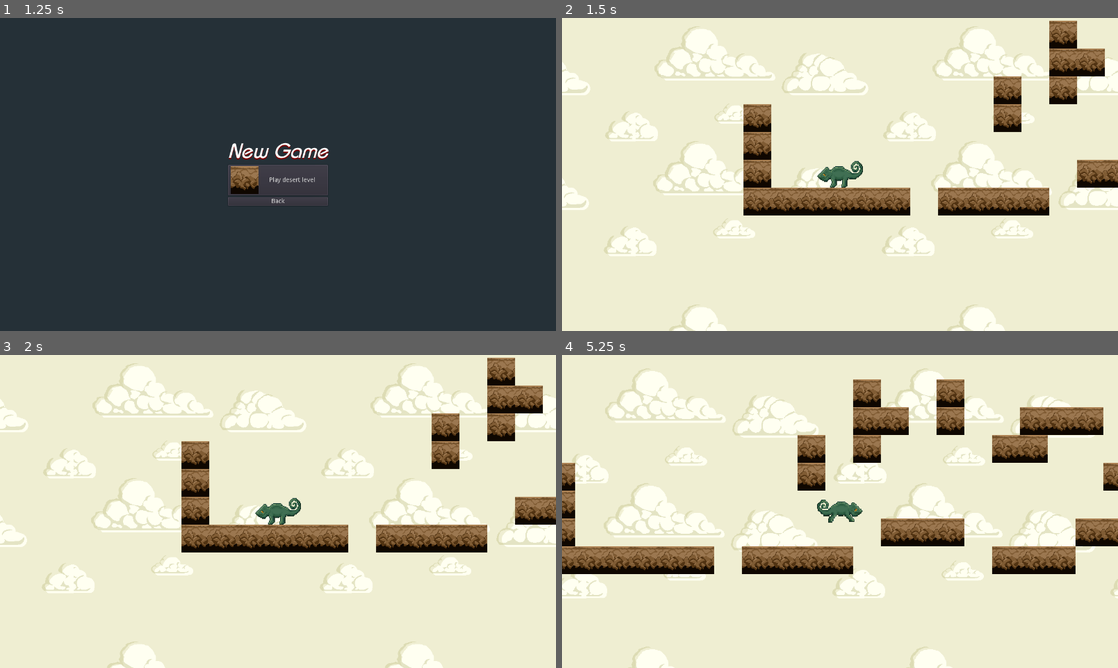
Above: before the commit, frames 1-4 (two rows, left to right).
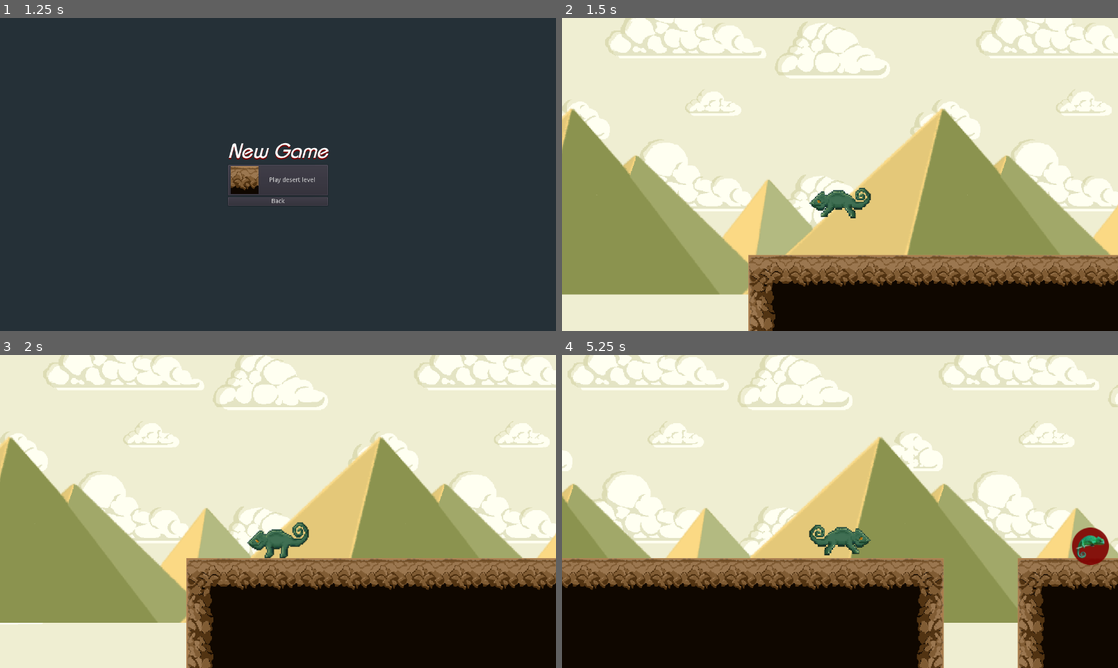
Above: after the commit, the same moments.

Repository: Jacalz/super-chameleon
Game: Godot game, scene res://TitleScreen/TitleScreen.tscn
The game is run twice, just before and just after one commit, with the same random seed, the same clock (stepped at 60 frames per second) and the same inputs.
Inputs:
- Up to frame 1 (1.25 s): click "New game" at 0.5 s
- Up to frame 2 (1.5 s): click "Play desert level" at 1.25 s
- Up to frame 3 (2 s): no input
- Up to frame 4 (5.25 s): tap Enter at 2 s; hold Right (ui_right) 2.03-3.53 s; tap Up (ui_up) at 2.1, 2.27, 2.57, 2.85, 3.02, 3.32, 3.6, 4.35, 4.52, 4.82, 5.1 s; hold Left (ui_left) 3.53-4.28 s; hold Right (ui_right) from 4.28 s (still down)

Frame 1 is identical in both runs. In frame 2, 65% of the frame differs, in the area x 0-100%, y 0-100%; in frame 3, 67%; in frame 4, 68%.

Commit message:
Add evolved chameleon, evolveberry, pyramid backgrounds and more desert tiles
To sum it up, a lot was basically added :)

Diff:
--- a/Enteties/Chameleon/Chameleon.tscn
+++ b/Enteties/Chameleon/Chameleon.tscn
@@ -1,27 +1,47 @@
-[gd_scene load_steps=10 format=2]
+[gd_scene load_steps=16 format=2]
 
 [ext_resource path="res://Enteties/Chameleon/camouflage.gd" type="Script" id=1]
-[ext_resource path="res://Enteties/Chameleon/chameleon-walk-3.png" type="Texture" id=2]
-[ext_resource path="res://Enteties/Chameleon/chameleon-walk-1.png" type="Texture" id=3]
-[ext_resource path="res://Enteties/Chameleon/chameleon-walk-2.png" type="Texture" id=4]
+[ext_resource path="res://Enteties/Chameleon/Sprites/Regular/chameleon-walk-2.png" type="Texture" id=2]
+[ext_resource path="res://Enteties/Chameleon/Sprites/Regular/chameleon-walk-3.png" type="Texture" id=3]
+[ext_resource path="res://Enteties/Chameleon/Sprites/Regular/chameleon-walk-1.png" type="Texture" id=4]
 [ext_resource path="res://Enteties/Chameleon/chameleon.gd" type="Script" id=5]
-[ext_resource path="res://Enteties/Chameleon/chameleon-jump-1.png" type="Texture" id=6]
+[ext_resource path="res://Enteties/Chameleon/Sprites/Evolved/chameleon-evolved-walk-2.png" type="Texture" id=6]
+[ext_resource path="res://Enteties/Chameleon/mouth.gd" type="Script" id=7]
+[ext_resource path="res://Enteties/Chameleon/Sprites/Evolved/chameleon-evolved-walk-1.png" type="Texture" id=8]
+[ext_resource path="res://Enteties/Chameleon/Sprites/Evolved/chameleon-evolved-walk-3.png" type="Texture" id=9]
+[ext_resource path="res://Enteties/Chameleon/Sprites/Regular/chameleon-jump-1.png" type="Texture" id=10]
+[ext_resource path="res://Enteties/Chameleon/Sprites/Evolved/chameleon-evolved-jump-1.png" type="Texture" id=11]
 
 [sub_resource type="SpriteFrames" id=1]
 animations = [ {
-"frames": [ ExtResource( 3 ) ],
+"frames": [ ExtResource( 10 ) ],
+"loop": false,
+"name": "Jump",
+"speed": 1.0
+}, {
+"frames": [ ExtResource( 4 ), ExtResource( 2 ), ExtResource( 3 ) ],
+"loop": true,
+"name": "Walk",
+"speed": 6.0
+}, {
+"frames": [ ExtResource( 8 ), ExtResource( 6 ), ExtResource( 9 ) ],
+"loop": true,
+"name": "Walk_evolved",
+"speed": 6.0
+}, {
+"frames": [ ExtResource( 9 ) ],
+"loop": true,
+"name": "Idle_evolved",
+"speed": 5.0
+}, {
+"frames": [ ExtResource( 11 ) ],
+"loop": false,
+"name": "Jump_evolved",
+"speed": 1.0
+}, {
+"frames": [ ExtResource( 4 ) ],
 "loop": false,
 "name": "Idle",
-"speed": 1.0
-}, {
-"frames": [ ExtResource( 3 ), ExtResource( 4 ), ExtResource( 2 ) ],
-"loop": true,
-"name": "Walk",
-"speed": 7.0
-}, {
-"frames": [ ExtResource( 6 ) ],
-"loop": false,
-"name": "Jump",
 "speed": 1.0
 } ]
 
@@ -45,12 +65,15 @@
 "values": [ Color( 1, 1, 1, 1 ), Color( 1, 1, 1, 1 ), Color( 1, 1, 1, 0.392157 ) ]
 }
 
+[sub_resource type="CircleShape2D" id=4]
+radius = 20.0
+
 [node name="Chameleon" type="KinematicBody2D"]
 script = ExtResource( 5 )
 
 [node name="AnimatedSprite" type="AnimatedSprite" parent="."]
 frames = SubResource( 1 )
-animation = "Jump"
+animation = "Idle"
 
 [node name="CollisionShape2D" type="CollisionShape2D" parent="."]
 rotation = 1.5708
@@ -65,4 +88,20 @@
 one_shot = true
 
 [node name="Camera2D" type="Camera2D" parent="."]
+position = Vector2( 0, -50 )
 current = true
+zoom = Vector2( 0.75, 0.75 )
+
+[node name="Mouth" type="Area2D" parent="."]
+position = Vector2( -40, 0 )
+script = ExtResource( 7 )
+__meta__ = {
+"_edit_lock_": true
+}
+
+[node name="CollisionShape2D" type="CollisionShape2D" parent="Mouth"]
+shape = SubResource( 4 )
+
+[node name="Timer" type="Timer" parent="Mouth"]
+wait_time = 30.0
+one_shot = true
--- a/Enteties/Chameleon/chameleon.gd
+++ b/Enteties/Chameleon/chameleon.gd
@@ -1,4 +1,9 @@
 extends KinematicBody2D
+
+# Onready variables for our nodes
+onready var sprite = $AnimatedSprite
+onready var camo = $Camouflage
+onready var evolve = $Mouth
 
 # Defines the up direction in the world.
 const UP = Vector2(0, -1)
@@ -14,12 +19,13 @@
 
 func horizontal_move(direction: int):
 	if direction == 1:
-		$AnimatedSprite.flip_h = true
+		sprite.flip_h = true
 	else:
-		$AnimatedSprite.flip_h = false
+		sprite.flip_h = false
 
-	$AnimatedSprite.play("Walk")
-	$Camouflage.disable()
+	sprite.play("Walk" + evolve.anim)
+
+	camo.disable()
 
 func get_horizontal_input() -> int:
 	return -int(Input.is_action_pressed("ui_left")) + int(Input.is_action_pressed("ui_right"))
@@ -27,7 +33,7 @@
 func _input(event):
 	if is_on_floor() && event.is_action("ui_up"):
 		velocity.y = JUMP_HEIGHT
-		$Camouflage.disable()
+		camo.disable()
 
 func _physics_process(delta: float):
 	velocity.y = min(velocity.y + GRAVITY * delta, TERMINAL_VELOCITY)
@@ -39,15 +45,16 @@
 		velocity.x = lerp(velocity.x, HORIZONTAL_SPEED * direction, 0.2)
 		horizontal_move(direction)
 	else:
-		$AnimatedSprite.play("Idle")
-		$Camouflage.enable()
+		sprite.play("Idle" + evolve.anim)
+		camo.enable()
 		grndfriction = true
 
 	if is_on_floor():
 		if grndfriction:
 			velocity.x = lerp(velocity.x, 0, 0.3)
 	else:
-		$AnimatedSprite.play("Jump")
+		sprite.play("Jump" + evolve.anim)
+
 		if !grndfriction:
 			velocity.x = lerp(velocity.x, 0, 0.1)
 
--- /dev/null
+++ b/Enteties/Chameleon/mouth.gd
@@ -0,0 +1,19 @@
+extends Area2D
+
+export(String) var anim = ""
+
+onready var timer = $Timer
+
+func on_timeout():
+	anim = ""
+
+func _ready():
+	timer.connect("timeout", self, "on_timeout")
+
+func _process(delta):
+	var areas = get_overlapping_areas()
+	for area in areas:
+		if area.name == "EvolveBerry":
+			anim = "_evolved"
+			timer.start()
+			break
--- /dev/null
+++ b/Enteties/EvolveBerry/EvolveBerry.tscn
@@ -0,0 +1,14 @@
+[gd_scene load_steps=3 format=2]
+
+[ext_resource path="res://temp-icon.png" type="Texture" id=1]
+
+[sub_resource type="CircleShape2D" id=1]
+radius = 35.0
+
+[node name="EvolveBerry" type="Area2D"]
+
+[node name="Sprite" type="Sprite" parent="."]
+texture = ExtResource( 1 )
+
+[node name="CollisionShape2D" type="CollisionShape2D" parent="."]
+shape = SubResource( 1 )
--- a/Levels/Desert/Desert1.tscn
+++ b/Levels/Desert/Desert1.tscn
@@ -1,15 +1,34 @@
-[gd_scene load_steps=6 format=2]
+[gd_scene load_steps=17 format=2]
 
 [ext_resource path="res://Enteties/Chameleon/Chameleon.tscn" type="PackedScene" id=1]
-[ext_resource path="res://Tiles/sandblock-top.png" type="Texture" id=2]
+[ext_resource path="res://Levels/Desert/Tiles/sandblock-corner-right.png" type="Texture" id=2]
 [ext_resource path="res://Levels/Desert/Background/desert-clouds.png" type="Texture" id=3]
+[ext_resource path="res://Levels/Desert/Tiles/sandblock-corner-left.png" type="Texture" id=4]
+[ext_resource path="res://Levels/Desert/Tiles/sandblock-top.png" type="Texture" id=5]
+[ext_resource path="res://Levels/Desert/Tiles/sandblock-side-right.png" type="Texture" id=6]
+[ext_resource path="res://Levels/Desert/Tiles/sandblock-side-left.png" type="Texture" id=7]
+[ext_resource path="res://Levels/Desert/Tiles/sandblock-dark.png" type="Texture" id=8]
+[ext_resource path="res://Enteties/EvolveBerry/EvolveBerry.tscn" type="PackedScene" id=9]
+[ext_resource path="res://Levels/Desert/Background/desert-pyramids.png" type="Texture" id=10]
 
-[sub_resource type="ConvexPolygonShape2D" id=1]
+[sub_resource type="ConvexPolygonShape2D" id=3]
+points = PoolVector2Array( 64, 64, 0, 64, 0, 0, 64, 0 )
+
+[sub_resource type="ConvexPolygonShape2D" id=4]
+points = PoolVector2Array( 64, 64, 0, 64, 0, 0, 64, 0 )
+
+[sub_resource type="ConvexPolygonShape2D" id=5]
+points = PoolVector2Array( 64, 64, 0, 64, 0, 0, 64, 0 )
+
+[sub_resource type="ConvexPolygonShape2D" id=6]
+points = PoolVector2Array( 64, 64, 0, 64, 0, 0, 64, 0 )
+
+[sub_resource type="ConvexPolygonShape2D" id=7]
 points = PoolVector2Array( 64, 64, 0, 64, 0, 0, 64, 0 )
 
 [sub_resource type="TileSet" id=2]
-0/name = "sandblock-top.png 0"
-0/texture = ExtResource( 2 )
+0/name = "sandblock-corner-left.png 0"
+0/texture = ExtResource( 4 )
 0/tex_offset = Vector2( 0, 0 )
 0/modulate = Color( 1, 1, 1, 1 )
 0/region = Rect2( 0, 0, 64, 64 )
@@ -18,17 +37,115 @@
 0/navigation_offset = Vector2( 0, 0 )
 0/shape_offset = Vector2( 0, 0 )
 0/shape_transform = Transform2D( 1, 0, 0, 1, 0, 0 )
-0/shape = SubResource( 1 )
+0/shape = SubResource( 3 )
 0/shape_one_way = false
 0/shape_one_way_margin = 1.0
 0/shapes = [ {
 "autotile_coord": Vector2( 0, 0 ),
 "one_way": false,
 "one_way_margin": 1.0,
-"shape": SubResource( 1 ),
+"shape": SubResource( 3 ),
 "shape_transform": Transform2D( 1, 0, 0, 1, 0, 0 )
 } ]
 0/z_index = 0
+1/name = "sandblock-top.png 1"
+1/texture = ExtResource( 5 )
+1/tex_offset = Vector2( 0, 0 )
+1/modulate = Color( 1, 1, 1, 1 )
+1/region = Rect2( 0, 0, 64, 64 )
+1/tile_mode = 0
+1/occluder_offset = Vector2( 0, 0 )
+1/navigation_offset = Vector2( 0, 0 )
+1/shape_offset = Vector2( 0, 0 )
+1/shape_transform = Transform2D( 1, 0, 0, 1, 0, 0 )
+1/shape = SubResource( 4 )
+1/shape_one_way = false
+1/shape_one_way_margin = 1.0
+1/shapes = [ {
+"autotile_coord": Vector2( 0, 0 ),
+"one_way": false,
+"one_way_margin": 1.0,
+"shape": SubResource( 4 ),
+"shape_transform": Transform2D( 1, 0, 0, 1, 0, 0 )
+} ]
+1/z_index = 0
+2/name = "sandblock-corner-right.png 2"
+2/texture = ExtResource( 2 )
+2/tex_offset = Vector2( 0, 0 )
+2/modulate = Color( 1, 1, 1, 1 )
+2/region = Rect2( 0, 0, 64, 64 )
+2/tile_mode = 0
+2/occluder_offset = Vector2( 0, 0 )
+2/navigation_offset = Vector2( 0, 0 )
+2/shape_offset = Vector2( 0, 0 )
+2/shape_transform = Transform2D( 1, 0, 0, 1, 0, 0 )
+2/shape = SubResource( 5 )
+2/shape_one_way = false
+2/shape_one_way_margin = 1.0
+2/shapes = [ {
+"autotile_coord": Vector2( 0, 0 ),
+"one_way": false,
+"one_way_margin": 1.0,
+"shape": SubResource( 5 ),
+"shape_transform": Transform2D( 1, 0, 0, 1, 0, 0 )
+} ]
+2/z_index = 0
+3/name = "sandblock-side-left.png 3"
+3/texture = ExtResource( 7 )
+3/tex_offset = Vector2( 0, 0 )
+3/modulate = Color( 1, 1, 1, 1 )
+3/region = Rect2( 0, 0, 64, 64 )
+3/tile_mode = 0
+3/occluder_offset = Vector2( 0, 0 )
+3/navigation_offset = Vector2( 0, 0 )
+3/shape_offset = Vector2( 0, 0 )
+3/shape_transform = Transform2D( 1, 0, 0, 1, 0, 0 )
+3/shape = SubResource( 6 )
+3/shape_one_way = false
+3/shape_one_way_margin = 1.0
+3/shapes = [ {
+"autotile_coord": Vector2( 0, 0 ),
+"one_way": false,
+"one_way_margin": 1.0,
+"shape": SubResource( 6 ),
+"shape_transform": Transform2D( 1, 0, 0, 1, 0, 0 )
+} ]
+3/z_index = 0
+4/name = "sandblock-dark.png 4"
+4/texture = ExtResource( 8 )
+4/tex_offset = Vector2( 0, 0 )
+4/modulate = Color( 1, 1, 1, 1 )
+4/region = Rect2( 0, 0, 64, 64 )
+4/tile_mode = 0
+4/occluder_offset = Vector2( 0, 0 )
+4/navigation_offset = Vector2( 0, 0 )
+4/shape_offset = Vector2( 0, 0 )
+4/shape_transform = Transform2D( 1, 0, 0, 1, 0, 0 )
+4/shape_one_way = false
+4/shape_one_way_margin = 0.0
+4/shapes = [  ]
+4/z_index = 0
+5/name = "sandblock-side-right.png 5"
+5/texture = ExtResource( 6 )
+5/tex_offset = Vector2( 0, 0 )
+5/modulate = Color( 1, 1, 1, 1 )
+5/region = Rect2( 0, 0, 64, 64 )
+5/tile_mode = 0
+5/occluder_offset = Vector2( 0, 0 )
+5/navigation_offset = Vector2( 0, 0 )
+5/shape_offset = Vector2( 0, 0 )
+5/shape_transform = Transform2D( 1, 0, 0, 1, 0, 0 )
+5/shape = SubResource( 7 )
+5/shape_one_way = false
+5/shape_one_way_margin = 1.0
+5/shapes = [ {
+"autotile_coord": Vector2( 0, 0 ),
+"one_way": false,
+"one_way_margin": 1.0,
+"shape": SubResource( 7 ),
+"shape_transform": Transform2D( 1, 0, 0, 1, 0, 0 )
+} ]
+5/z_index = 0
 
 [node name="Desert1" type="Node2D"]
 
@@ -38,7 +155,7 @@
 [node name="TileMap" type="TileMap" parent="."]
 tile_set = SubResource( 2 )
 format = 1
-tile_data = PoolIntArray( -327652, 0, 0, -262133, 0, 0, -262130, 0, 0, -196597, 0, 0, -196596, 0, 0, -196594, 0, 0, -196591, 0, 0, -196590, 0, 0, -196589, 0, 0, -196585, 0, 0, -196583, 0, 0, -196578, 0, 0, -196576, 0, 0, -196575, 0, 0, -196574, 0, 0, -131063, 0, 0, -131061, 0, 0, -131056, 0, 0, -131055, 0, 0, -131050, 0, 0, -131049, 0, 0, -131046, 0, 0, -131038, 0, 0, -65536, 0, 0, -65527, 0, 0, -65516, 0, 0, -65509, 0, 0, -65508, 0, 0, -65507, 0, 0, -65501, 0, 0, -65500, 0, 0, 0, 0, 0, 29, 0, 0, 65536, 0, 0, 65548, 0, 0, 65549, 0, 0, 65550, 0, 0, 65555, 0, 0, 65556, 0, 0, 65557, 0, 0, 65558, 0, 0, 65559, 0, 0, 65560, 0, 0, 65561, 0, 0, 65562, 0, 0, 65563, 0, 0, 65564, 0, 0, 65565, 0, 0, 65575, 0, 0, 131072, 0, 0, 131073, 0, 0, 131074, 0, 0, 131075, 0, 0, 131076, 0, 0, 131077, 0, 0, 131079, 0, 0, 131080, 0, 0, 131081, 0, 0, 131082, 0, 0, 131088, 0, 0, 131089, 0, 0, 131090, 0, 0, 131099, 0, 0, 327702, 0, 0, 393237, 0, 0 )
+tile_data = PoolIntArray( 196609, 0, 0, 196610, 1, 0, 196611, 1, 0, 196612, 1, 0, 196613, 1, 0, 196614, 1, 0, 196615, 1, 0, 196616, 1, 0, 196617, 1, 0, 196618, 1, 0, 196619, 1, 0, 196620, 2, 0, 196623, 0, 0, 196624, 1, 0, 196625, 1, 0, 196626, 2, 0, 262145, 3, 0, 262146, 4, 0, 262147, 4, 0, 262148, 4, 0, 262149, 4, 0, 262150, 4, 0, 262151, 4, 0, 262152, 4, 0, 262153, 4, 0, 262154, 4, 0, 262155, 4, 0, 262156, 5, 0, 262159, 3, 0, 262160, 4, 0, 262161, 4, 0, 262162, 5, 0, 327681, 3, 0, 327682, 4, 0, 327683, 4, 0, 327684, 4, 0, 327685, 4, 0, 327686, 4, 0, 327687, 4, 0, 327688, 4, 0, 327689, 4, 0, 327690, 4, 0, 327691, 4, 0, 327692, 5, 0, 327695, 3, 0, 327696, 4, 0, 327697, 4, 0, 327698, 5, 0, 393217, 3, 0, 393218, 4, 0, 393219, 4, 0, 393220, 4, 0, 393221, 4, 0, 393222, 4, 0, 393223, 4, 0, 393224, 4, 0, 393225, 4, 0, 393226, 4, 0, 393227, 4, 0, 393228, 5, 0, 393231, 3, 0, 393232, 4, 0, 393233, 4, 0, 393234, 5, 0 )
 __meta__ = {
 "_edit_lock_": true
 }
@@ -46,8 +163,8 @@
 [node name="ParallaxBackground" type="ParallaxBackground" parent="."]
 
 [node name="Clouds" type="ParallaxLayer" parent="ParallaxBackground"]
-motion_scale = Vector2( 0.25, 0.25 )
-motion_mirroring = Vector2( 1920, 1280 )
+motion_scale = Vector2( 0.15, 0.15 )
+motion_mirroring = Vector2( 1280, 640 )
 
 [node name="Sprite" type="Sprite" parent="ParallaxBackground/Clouds"]
 texture = ExtResource( 3 )
@@ -55,3 +172,16 @@
 offset = Vector2( -415, -400 )
 region_enabled = true
 region_rect = Rect2( 0, 0, 1920, 1280 )
+
+[node name="Pyramids" type="ParallaxLayer" parent="ParallaxBackground"]
+motion_scale = Vector2( 0.25, 0.25 )
+motion_mirroring = Vector2( 1920, 1080 )
+
+[node name="Sprite" type="Sprite" parent="ParallaxBackground/Pyramids"]
+position = Vector2( 0, -100 )
+texture = ExtResource( 10 )
+region_enabled = true
+region_rect = Rect2( 0, 0, 1920, 640 )
+
+[node name="EvolveBerry" parent="." instance=ExtResource( 9 )]
+position = Vector2( 1085.59, 171.857 )
--- a/TitleScreen/Screens/NewGameScreen.tscn
+++ b/TitleScreen/Screens/NewGameScreen.tscn
@@ -1,7 +1,7 @@
 [gd_scene load_steps=3 format=2]
 
 [ext_resource path="res://TitleScreen/Screens/Screen.tscn" type="PackedScene" id=1]
-[ext_resource path="res://Tiles/sandblock-top.png" type="Texture" id=2]
+[ext_resource path="res://Levels/Desert/Tiles/sandblock-top.png" type="Texture" id=2]
 
 [node name="Control" instance=ExtResource( 1 )]
 
Binary file added: Enteties/Chameleon/Sprites/Evolved/chameleon-evolved-jump-1.png
Not shown, changed: Enteties/Chameleon/Sprites/Evolved/chameleon-evolved-jump-1.png.import
Binary file added: Enteties/Chameleon/Sprites/Evolved/chameleon-evolved-walk-1.png
Not shown, added: Enteties/Chameleon/Sprites/Evolved/chameleon-evolved-walk-1.png.import
Binary file added: Enteties/Chameleon/Sprites/Evolved/chameleon-evolved-walk-2.png
Not shown, changed: Enteties/Chameleon/Sprites/Evolved/chameleon-evolved-walk-2.png.import
Binary file added: Enteties/Chameleon/Sprites/Evolved/chameleon-evolved-walk-3.png
Not shown, changed: Enteties/Chameleon/Sprites/Evolved/chameleon-evolved-walk-3.png.import
Binary file added: Enteties/Chameleon/Sprites/Evolved/desert-pyramids.png
Not shown, added: Enteties/Chameleon/Sprites/Evolved/desert-pyramids.png.import
Renamed: Enteties/Chameleon/chameleon-jump-1.png -> Enteties/Chameleon/Sprites/Regular/chameleon-jump-1.png
Not shown, added: Enteties/Chameleon/Sprites/Regular/chameleon-jump-1.png.import
(and 20 more such lines)
